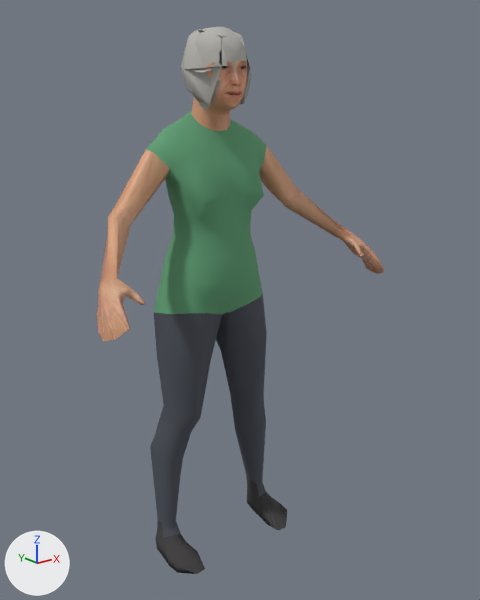
A saved change to the glTF model assets/world/aerobics_2.far.glb.
Rendered twice from a camera (50 mm lens) standing at (-0.994, -1.398, 1.226) and looking at (0.029, -0.12, 0.715). Every picture has the same lights, and +X, +Y and +Z are marked at lower left. The picture after the commit comes second. Vertices at exactly the same position are counted once.

In view in the first picture: 'person_mesh'.
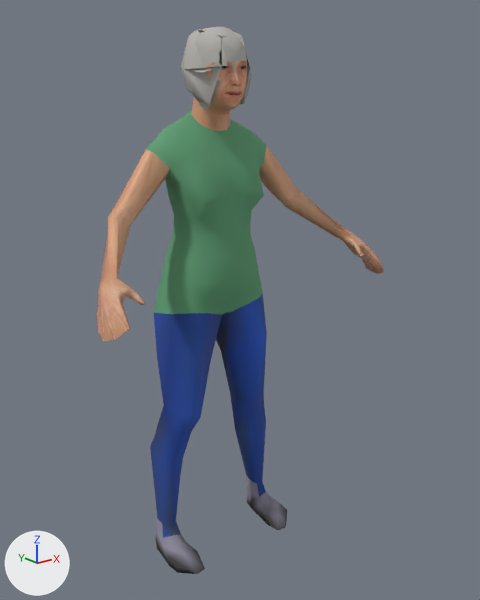
Pixel boxes (x1, y1, x2, y2) of what changed, in the pictures (480 x 600 px):
'person_mesh', recoloured: (150, 293, 287, 574) in both

The change, as a diff of the scene's bpy script:
```diff
--- a/assets/world/aerobics_2.far.glb.py
+++ b/assets/world/aerobics_2.far.glb.py
@@ mat_color_mindfront_female_trousers_1 @@
 n0 = _N.new('ShaderNodeBsdfPrincipled'); n0.name = 'Principled BSDF'
-n0.inputs[0].default_value = (0.0685, 0.0762, 0.0953, 1.0)  # 'Base Color', dark grey #4a4e57
 n0.inputs[2].default_value = 0.9  # 'Roughness'
 n1 = _N.new('ShaderNodeOutputMaterial'); n1.name = 'Material Output'
+n2 = _N.new('ShaderNodeVertexColor'); n2.name = 'Color Attribute'
 _L.new(n0.outputs[0], n1.inputs[0])  # 'BSDF' to 'Surface'
+_L.new(n2.outputs[0], n0.inputs[0])  # 'Color' to 'Base Color'
@@ mat_color_shoes05 @@
 n0 = _N.new('ShaderNodeBsdfPrincipled'); n0.name = 'Principled BSDF'
-n0.inputs[0].default_value = (0.0482, 0.0452, 0.0467, 1.0)  # 'Base Color', dark grey #3e3c3d
 n0.inputs[2].default_value = 0.9  # 'Roughness'
 n1 = _N.new('ShaderNodeOutputMaterial'); n1.name = 'Material Output'
+n2 = _N.new('ShaderNodeVertexColor'); n2.name = 'Color Attribute'
 _L.new(n0.outputs[0], n1.inputs[0])  # 'BSDF' to 'Surface'
+_L.new(n2.outputs[0], n0.inputs[0])  # 'Color' to 'Base Color'
@@ me_person_mesh @@
 me_person_mesh.from_pydata(...)  # 789 vertices, 1554 faces; spans x -0.423..0.423, y -0.287..0.068, z 0.0..1.37
 # used by ob_person_mesh; location = (0.0, 0.0, 0.0)
+# me_person_mesh part 1: vertex colours changed
 me_person_mesh.materials.append(mat_color_bob02)
```
